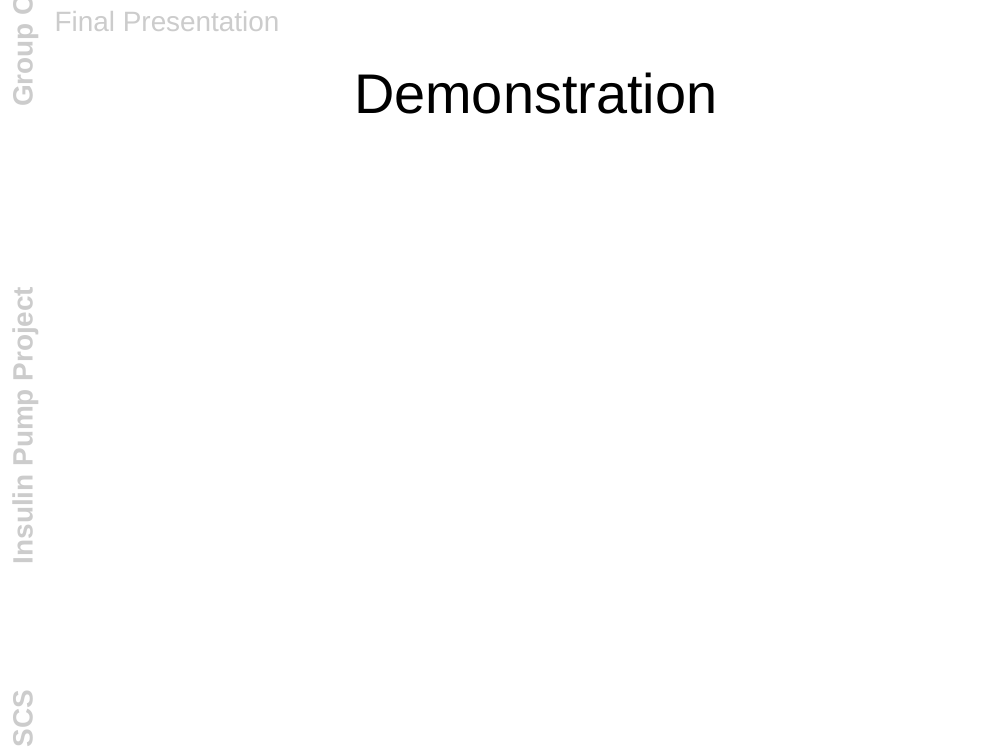
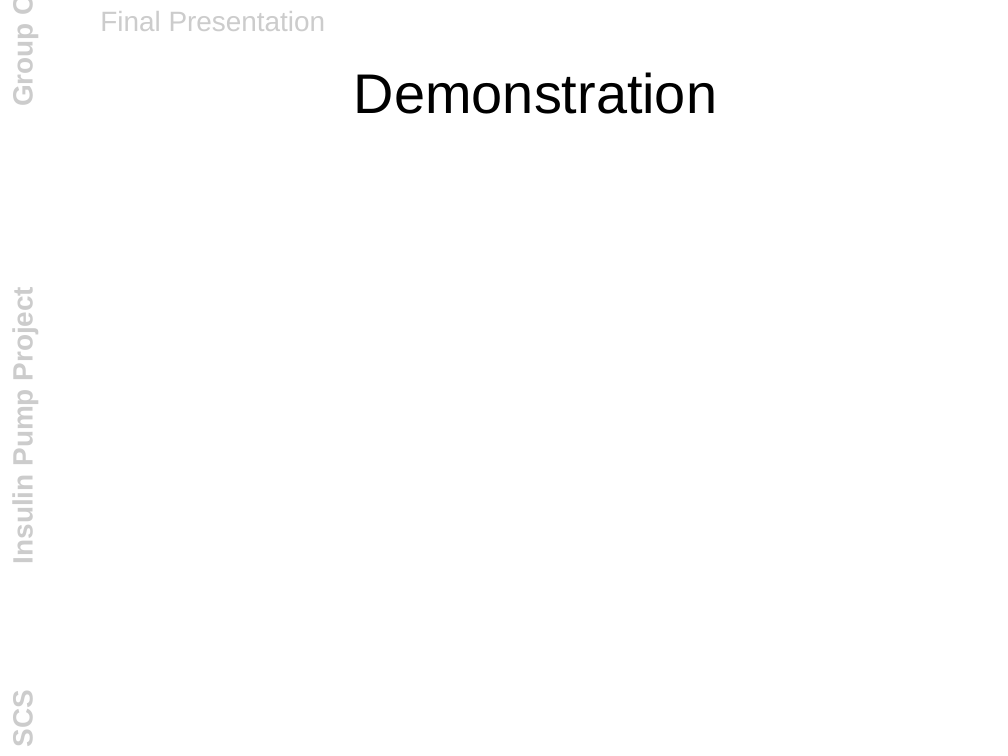
Before and after one commit to lan666asr9tt5n/mrsunjava6, a slide deck: slide 9 of documentation/other_files/final_presentation.ppt. Drawn at 1008x756 pixels with LibreOffice and Linux fonts; fonts in the diff are those of the drawing; background and template pictures are left out. Boxes give left, top, right and bottom in pixels: in the first picture for what was removed or moved away, otherwise in the second. Text is boxed around its words. In the diff, an @@ line names an element or a change of style, - is before the commit and + after.

```diff
--- a/documentation/other_files/final_presentation.ppt
+++ b/documentation/other_files/final_presentation.ppt
@@ text "Final Presentation": place and size @@
-text "Final Presentation" at <box>55,11,280,31</box>
+text "Final Presentation" at <box>100,11,326,31</box>
```
Also in this commit, not shown: 8 other slides changed, 1 slide added, 1 other file.
